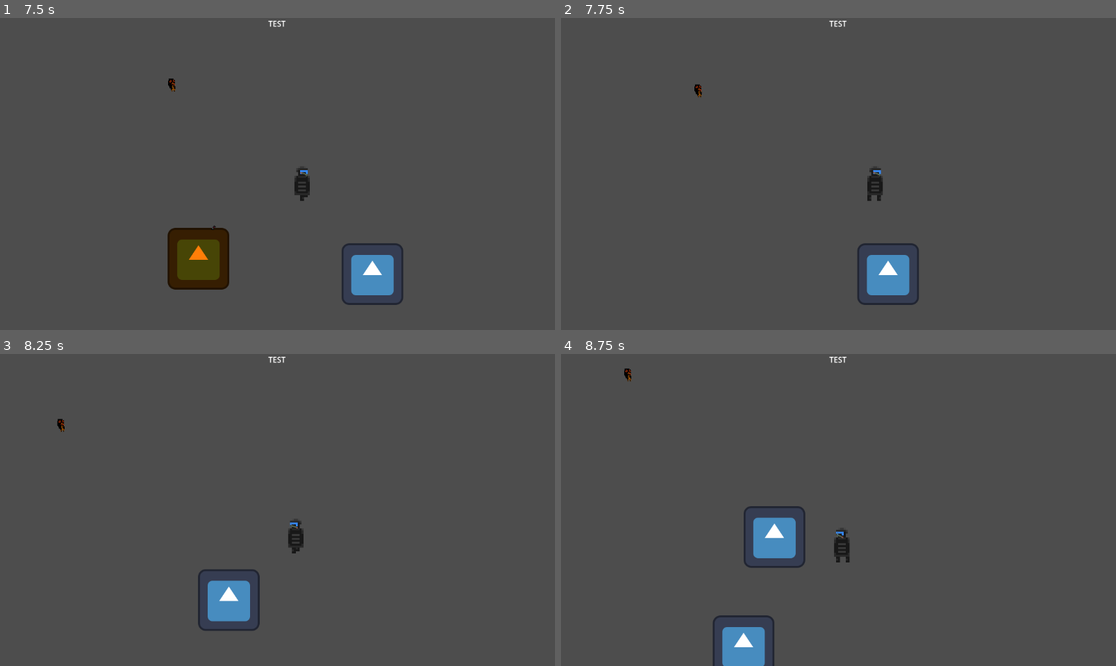
Above: before the commit, frames 1-4 (two rows, left to right).
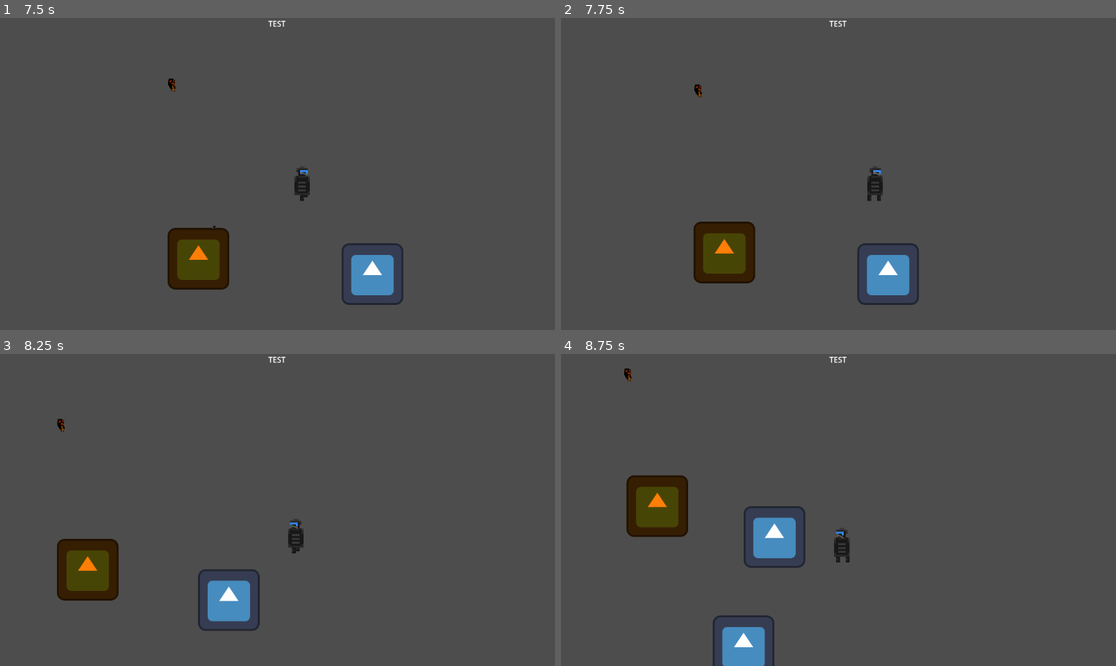
Above: after the commit, the same moments.

Repository: pingwin01games/BialJam2024
Game: Godot game, scene res://scene/world.tscn
The game is run twice, just before and just after one commit, with the same random seed, the same clock (stepped at 60 frames per second) and the same inputs. The engine's default icon, where the game draws it, is replaced by a stand-in: a white triangle on a blue panel in a dark square.
Inputs (mouse positions are in pixels of both pictures, inside the frame that each line leads up to):
- Up to frame 1 (7.5 s): tap Enter (ui_accept) at 0.5, 0.77, 1.52, 3.02, 3.77, 4.52, 6.02, 6.77 s; move the mouse to (249, 236) at 0.52 s; press the mouse at (249, 236) at 0.53 s; hold Up (ui_up) 0.53-2.03 s; move the mouse to (444, 220) at 1.27 s; release the mouse at (444, 220) at 1.28 s; click (444, 220) at 1.35 s; move the mouse to (111, 127) at 2.02 s; press the mouse at (111, 127) at 2.03 s; hold Left (ui_left) 2.03-3.53 s; tap E (switch) at 2.1, 4.35, 6.6 s; move the mouse to (305, 174) at 2.77 s; release the mouse at (305, 174) at 2.78 s; click (305, 174) at 2.85 s; move the mouse to (194, 96) at 3.52 s; press the mouse at (194, 96) at 3.53 s; hold Down (ui_down) 3.53-4.28 s; tap R (reload) at 4.15 s; move the mouse to (399, 158) at 4.27 s; release the mouse at (399, 158) at 4.28 s; hold Right (ui_right) 4.28-5.03 s; click (399, 158) at 4.55 s; move the mouse to (166, 189) at 5.02 s; press the mouse at (166, 189) at 5.03 s; hold Up (ui_up) 5.03-5.78 s; move the mouse to (333, 105) at 5.77 s; release the mouse at (333, 105) at 5.78 s; hold Right (ui_right) from 5.78 s (still down); click (333, 105) at 5.85 s; move the mouse to (249, 236) at 6.52 s; press the mouse at (249, 236) at 6.53 s; move the mouse to (444, 220) at 7.27 s; release the mouse at (444, 220) at 7.28 s; click (444, 220) at 7.35 s
- Up to frame 2 (7.75 s): keep holding Right (ui_right); tap Enter (ui_accept) at 7.52 s
- Up to frame 3 (8.25 s): move the mouse to (111, 463) at 8.02 s; release Right (ui_right) at 8.03 s; press the mouse at (111, 463) at 8.03 s; hold Down (ui_down) from 8.03 s (still down)
- Up to frame 4 (8.75 s): keep holding Down (ui_down)

Frame 1 is identical in both runs. In frame 2, 2.2% of the frame differs, in the area x 23-36%, y 65-86%; in frame 3, 2.2%, in the area x 10-22%, y 59-80%; in frame 4, 2.2%.

Commit message:
dodano strzelbe

Diff:
--- /dev/null
+++ b/scene/Guns/shootgun.tscn
@@ -0,0 +1,13 @@
+[gd_scene load_steps=4 format=3 uid="uid://c14alv3q46ep4"]
+
+[ext_resource type="PackedScene" uid="uid://dbrsi3jtottgr" path="res://scene/Guns/gun_template.tscn" id="1_bv02b"]
+[ext_resource type="Script" path="res://scene/Guns/shootgun_logic.gd" id="2_7njxc"]
+[ext_resource type="Texture2D" uid="uid://dph7x8hdgu6ie" path="res://Sprites/Guns/Shotung.png" id="2_kc1fl"]
+
+[node name="Gun_Template" instance=ExtResource("1_bv02b")]
+script = ExtResource("2_7njxc")
+
+[node name="Gun_Sprite" parent="." index="0"]
+position = Vector2(31, 0)
+scale = Vector2(2, 2)
+texture = ExtResource("2_kc1fl")
--- /dev/null
+++ b/scene/Guns/shootgun_logic.gd
@@ -0,0 +1,27 @@
+extends "res://scene/Guns/gun_template.gd"
+
+
+# Called when the node enters the scene tree for the first time.
+func _ready():
+	maxAmmo = 6
+	curAmmo = 6
+	maxMag = 4
+	curMag = 4
+	distanceToGun = 32
+	projectileScene = preload("res://scene/Guns/projectiles/bullet.tscn")
+
+func shoot():
+	if canShoot == true and curAmmo > 0:
+		curAmmo -= 1
+		canShoot = false
+		for i in 6:
+			var projectile = projectileScene.instantiate()
+			var projectiles = get_tree().get_first_node_in_group("projectiles")
+	#var projectiles = get_tree().root
+			var player = get_tree().get_first_node_in_group("player")
+			projectile.dmg = dmg
+			projectile.position = player.position #- Vector2(distanceToGun,0).rotated(atan2(get_global_mouse_position().y-position.y,get_global_mouse_position().x-position.x)) + Vector2(distanceToGun,0).rotated(atan2(get_global_mouse_position().y-position.y,get_global_mouse_position().x-position.x))
+			projectile.rotation = randf_range(-0.5, 0.5) + atan2(get_global_mouse_position().y-player.position.y,get_global_mouse_position().x-player.position.x)
+
+			projectiles.add_child(projectile)
+		ROF.start()
--- a/script/enemy_2.gd
+++ b/script/enemy_2.gd
@@ -4,7 +4,7 @@
 const SPEED = 100
 const RUN_SPEED = 200
 
-var hp = 10
+var hp = 100
 
 var pozycja_gracza : Vector2 = Vector2.ZERO
 var kierunek_ruchu : Vector2 = Vector2.ZERO
